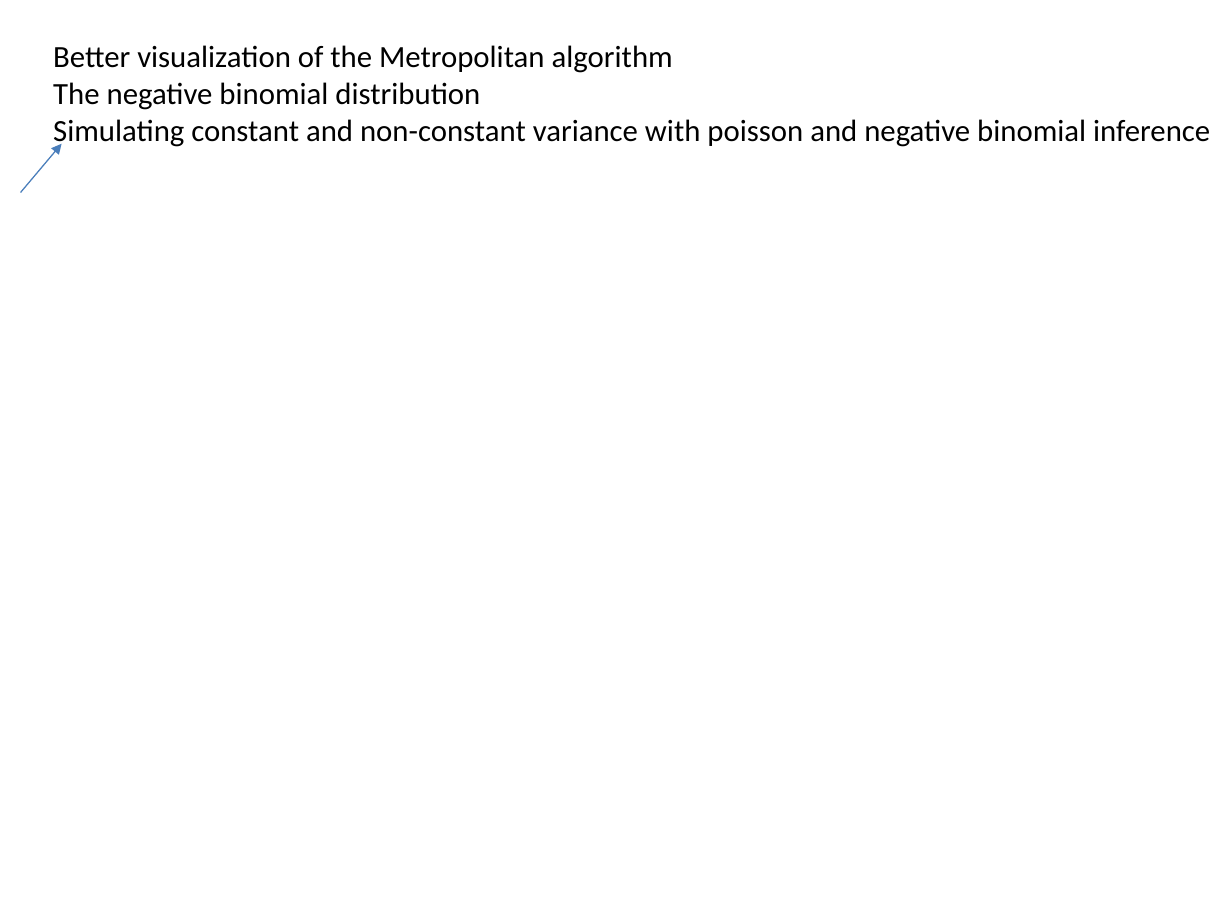
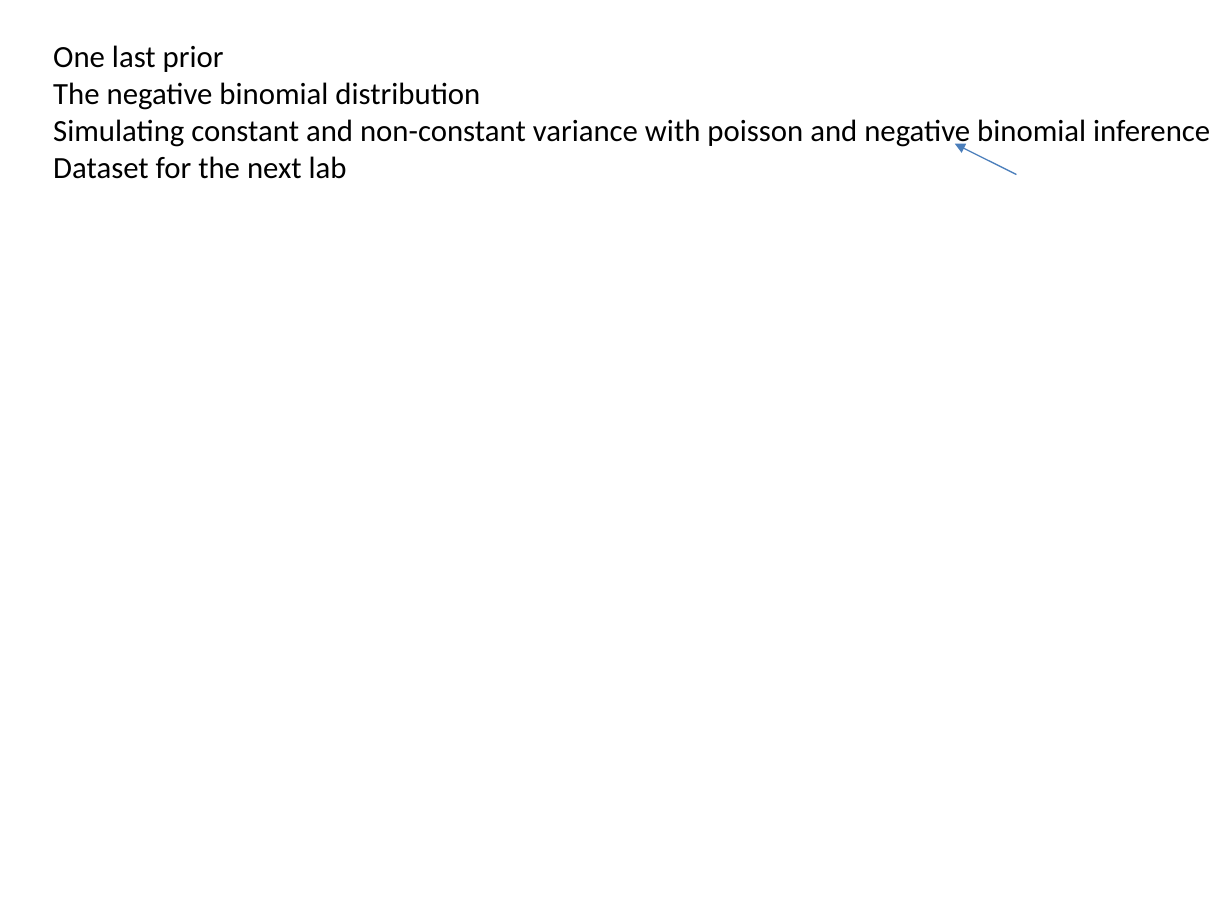
Before and after one commit to afodor/afodor.github.io, a slide deck: slide 15 of classes/stats2019/Lecture09.pptx. Drawn at 1232x924 pixels with LibreOffice and Linux fonts; fonts in the diff are those of the drawing. Boxes give left, top, right and bottom in pixels: in the first picture for what was removed or moved away, otherwise in the second. Text is boxed around its words. In the diff, an @@ line names an element or a change of style, - is before the commit and + after.

Commit message:
add intro to dataset for lab 9

```diff
--- a/classes/stats2019/Lecture09.pptx
+++ b/classes/stats2019/Lecture09.pptx
@@ text at [53,45,224,72]: text changed @@
-Better visualization of the Metropolitan algorithm
+One last prior
@@ arrow removed from (21, 192) to (62, 144) @@
@@ arrow added from (1016, 175) to (955, 144), #4B7EBC 0.75 pt @@
@@ text at [53,156,347,179]: paragraph added @@
+Dataset for the next lab
```
Also in this commit, not shown: 2 other slides changed, 12 slides added, 1 other file.
